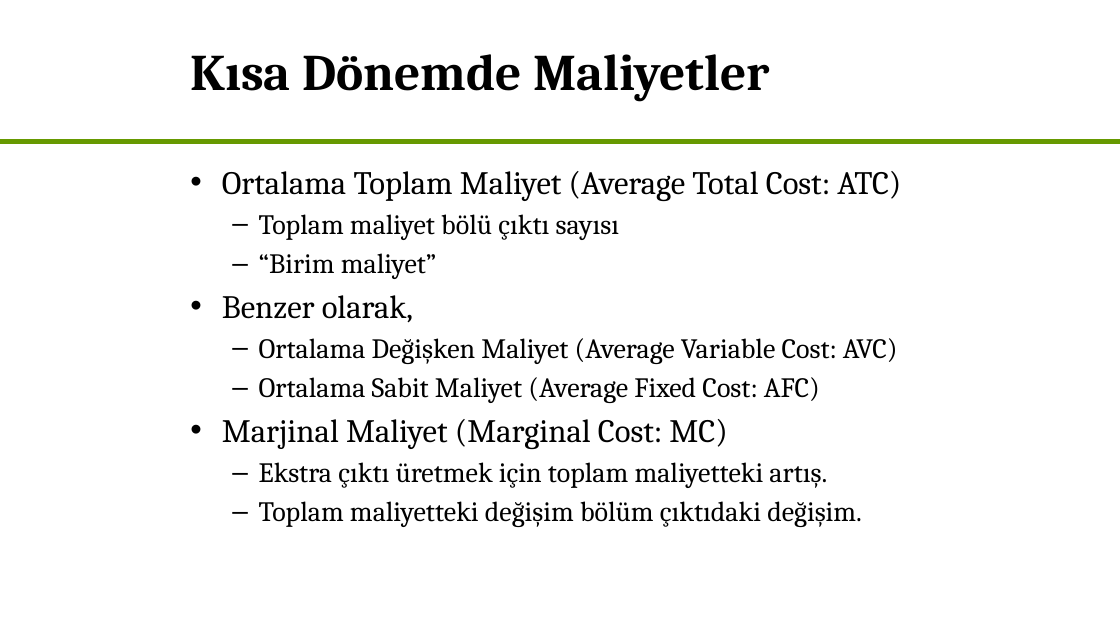
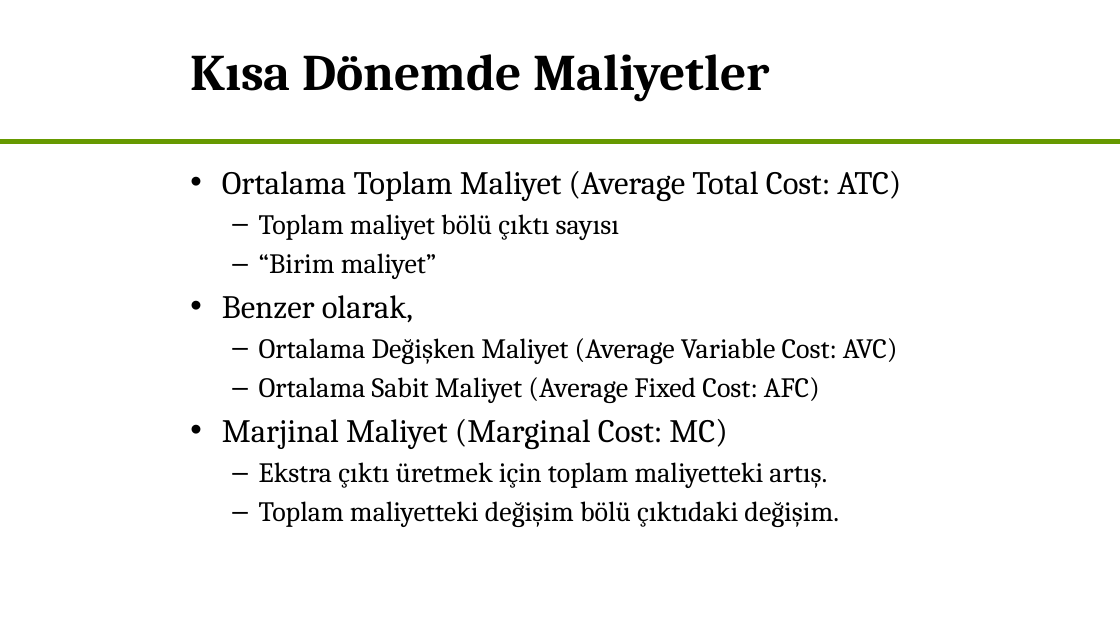
Before and after one commit to akademiekonometri/akademi-ekonometri-academic, a slide deck: slide 30 of static/repo/akek/courses/ekonomi/Ekonomi - Hafta 6 (Kara).pptx. Drawn at 1120x630 pixels with LibreOffice and Linux fonts; fonts in the diff are those of the drawing. Boxes give left, top, right and bottom in pixels: in the first picture for what was removed or moved away, otherwise in the second. Text is boxed around its words. In the diff, an @@ line names an element or a change of style, - is before the commit and + after.

```diff
--- a/static/repo/akek/courses/ekonomi/Ekonomi - Hafta 6 (Kara).pptx
+++ b/static/repo/akek/courses/ekonomi/Ekonomi - Hafta 6 (Kara).pptx
@@ text at [259,501,839,527]: text changed @@
-  – Toplam maliyetteki değişim bölüm çıktıdaki değişim.
+  – Toplam maliyetteki değişim bölü çıktıdaki değişim.
```
Also in this commit, not shown: 1 other slide changed, 29 other files.
